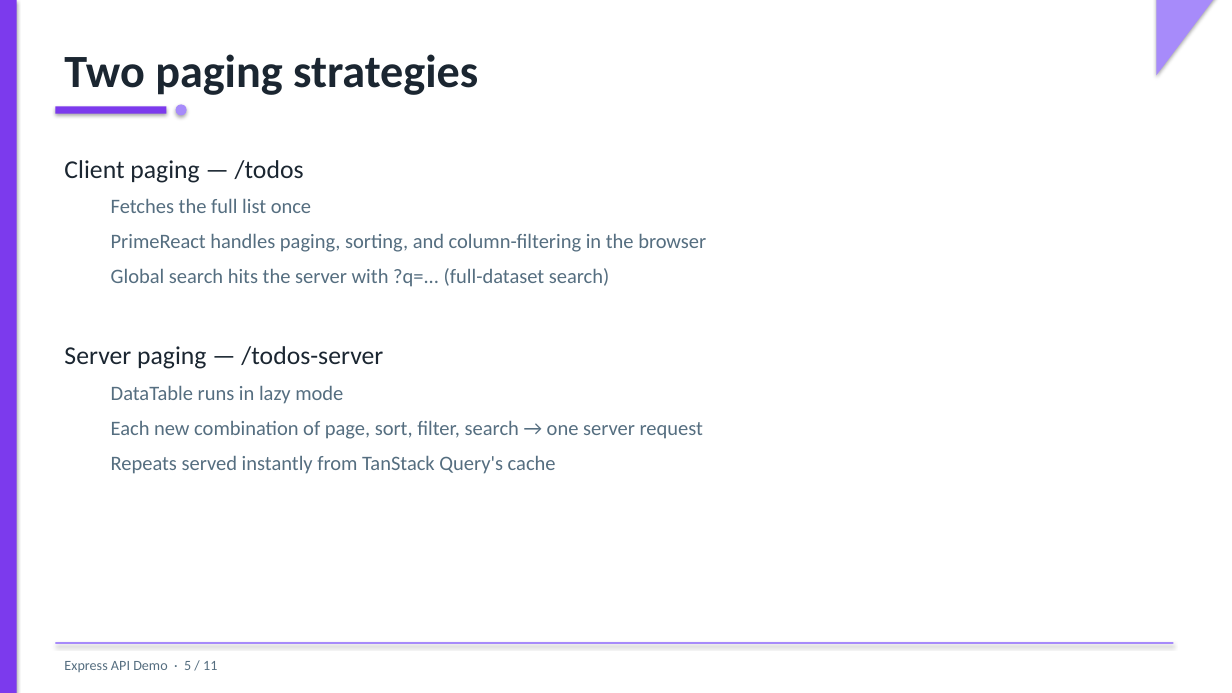
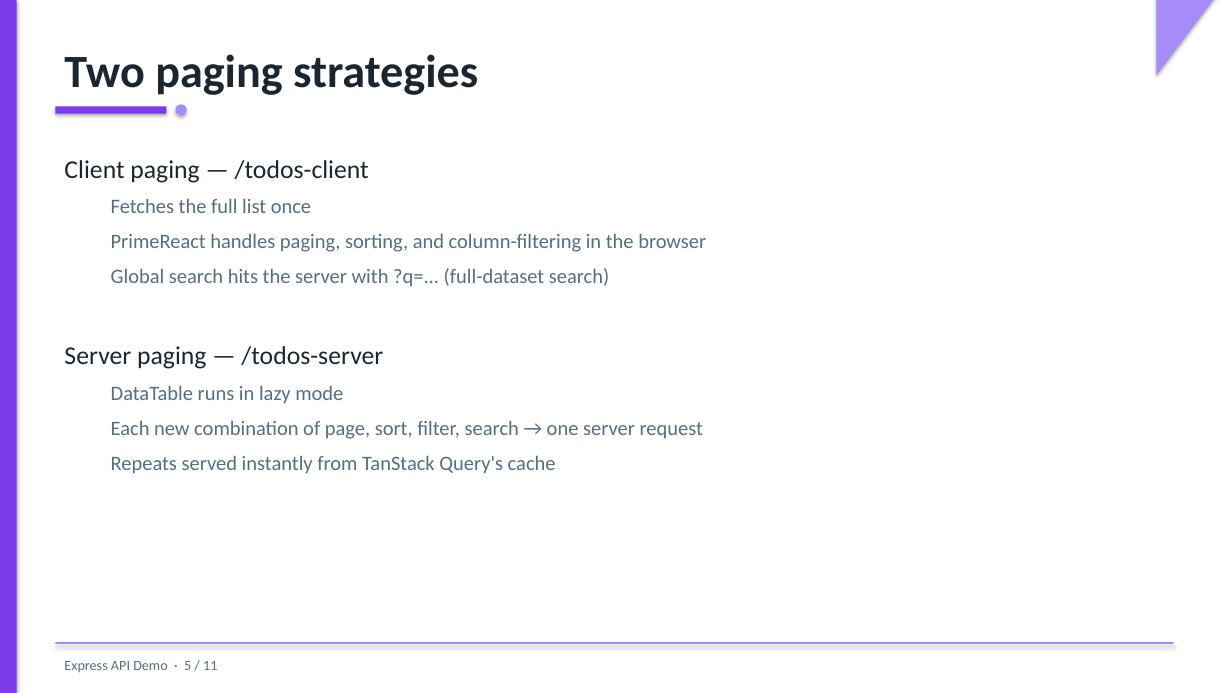
Before and after one commit to johnfabian/express-api-demo, a slide deck: slide 5 of demo.pptx. Drawn at 1232x693 pixels with LibreOffice and Linux fonts; fonts in the diff are those of the drawing. Boxes give left, top, right and bottom in pixels: in the first picture for what was removed or moved away, otherwise in the second. Text is boxed around its words. In the diff, an @@ line names an element or a change of style, - is before the commit and + after.

```diff
--- a/demo.pptx
+++ b/demo.pptx
@@ text at bbox=[64, 160, 369, 183]: text changed @@
-Client paging — /todos
+Client paging — /todos-client
```
Also in this commit, not shown: 4 other slides changed, 3 other files.
